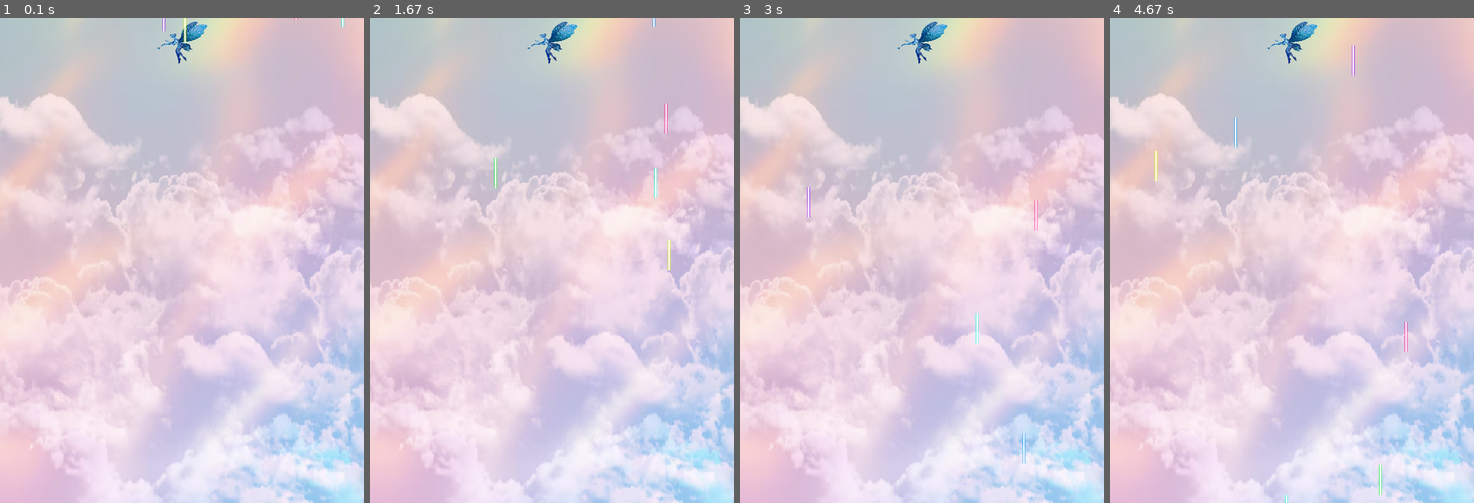
Above: before the commit, frames 1-4 (left to right).
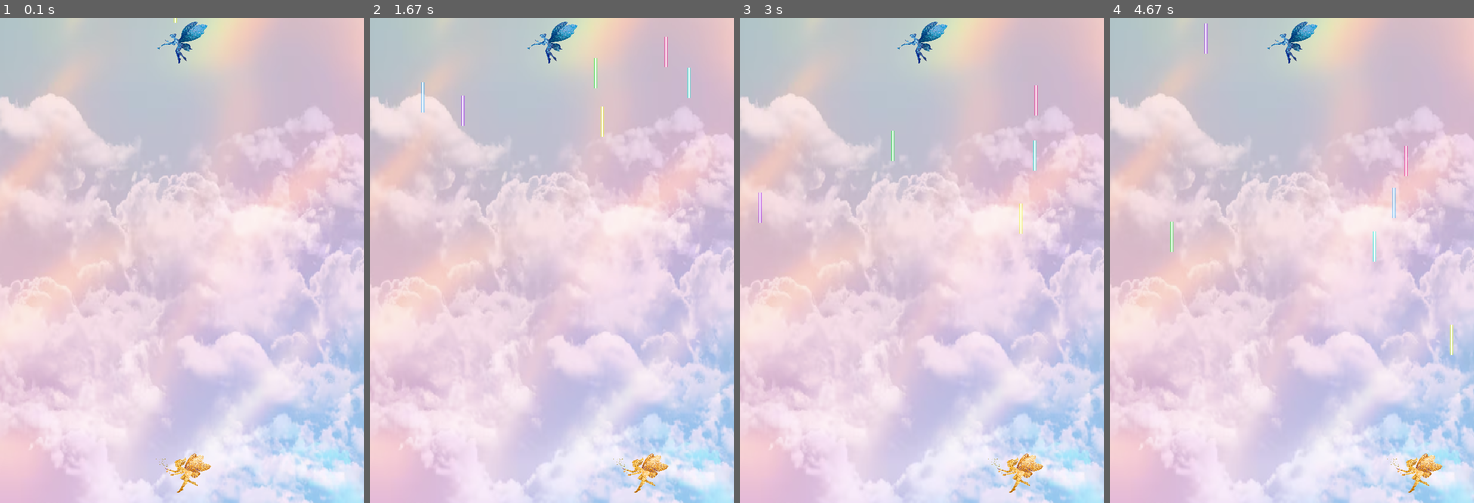
Above: after the commit, the same moments.

Repository: liviagcarvalho/pygame-Isabela-L-via-e-Paula
Game: pygame game, started from capa.py
Same seed, same stepped clock (60 frames per second), same inputs: the game is played once before the commit and once after it.
Inputs:
- Up to frame 1 (0.1 s): no input
- Up to frame 2 (1.67 s): hold Right 0.33-0.8 s; hold Right 0.83-1.3 s; hold Left from 1.33 s (still down)
- Up to frame 3 (3 s): release Left at 1.87 s; hold Left 1.9-2.3 s; hold Right 2.33-2.97 s
- Up to frame 4 (4.67 s): hold Left 3-3.47 s; hold Right 3.5-3.97 s; hold Right 4-4.47 s; hold Left from 4.5 s (still down)

The runs differ from the first frame. In frame 1, 0.5% of the frame differs, in the area x 42-95%, y 0-98%; in frame 2, 1.0%; in frame 3, 0.9%; in frame 4, 1.1%, in the area x 12-95%, y 1-100%.

Commit message:
Movimentando fada do bem

Diff:
--- a/capa.py
+++ b/capa.py
@@ -1,32 +1,3 @@
-
-
-# import pygame
-# import random
-
-# # ----- Gera tela principal
-# WIDTH = 600
-# HEIGHT = 800
-
-
-# # Carregando a imagem de fundo
-# imagem_fundo = pygame.image.load('assets/img/Fundo_pygame.png').convert()
-# imagem_fundo = pygame.transform.scale(imagem_fundo, (WIDTH, HEIGHT))
-
-# # ===== Inicialização =====
-# # ----- Importa e inicia pacotes
-# import pygame
-
-# pygame.init()
-
-# # ----- Gera tela principal
-# window = pygame.display.set_mode((WIDTH, HEIGHT))
-# pygame.display.set_caption('🧚🏼🧚🏼‍♀️Fairy Game🧚🏼‍♀️🧚🏼')
-
-# # ----- Inicia estruturas de dados
-# game = True
-
-# # ----- Inicia assets
-
 
 import pygame
 import random
@@ -39,13 +10,12 @@
 window = pygame.display.set_mode((WIDTH, HEIGHT))
 pygame.display.set_caption('🧚🏼🧚🏼‍♀️Fairy Game🧚🏼‍♀️🧚🏼')
 
-#Imagem de capa
-font = pygame.font.SysFont(None, 48)
-text = font.render('Fairy Game', True, (0, 0, 255))
 
 # Carregando a imagem de fundo
 imagem_fundo = pygame.image.load('assets/img/Fundo_pygame.png').convert()
 imagem_fundo = pygame.transform.scale(imagem_fundo, (WIDTH, HEIGHT))
+
+
 
 # Carregando a imagem da fada mal
 imagem_fada_mal = pygame.image.load('assets/img/FADAmal.png').convert_alpha()
@@ -56,6 +26,19 @@
 fada_mal_rect.centerx = WIDTH // 2  # Centraliza a fada mal horizontalmente
 fada_mal_rect.top = 0  # Posiciona a fada mal no topo da janela
 
+
+
+# Carregando a imagem da fada bem
+imagem_fada_bem = pygame.image.load('assets/img/FADAbem.png').convert_alpha()
+fada_bem_width = 120
+fada_bem_height = 80
+imagem_fada_bem = pygame.transform.scale(imagem_fada_bem, (fada_bem_width, fada_bem_height))
+fada_bem_rect = imagem_fada_bem.get_rect()
+fada_bem_rect.centerx = WIDTH // 2  # Centraliza a fada bem horizontalmente
+fada_bem_rect.bottom = HEIGHT  # Posiciona a fada bem no topo da janela
+
+
+
 # Carregando imagens dos lasers
 LASER_img_roxo = pygame.image.load('assets/img/Laser_roxo.png').convert_alpha()
 LASER_img_azul = pygame.image.load('assets/img/Laser_azul.png').convert_alpha()
@@ -63,6 +46,7 @@
 LASER_img_verde = pygame.image.load('assets/img/Laser_verde.png').convert_alpha()
 LASER_img_verdeagua = pygame.image.load('assets/img/Laser_verdeagua.png').convert_alpha()
 LASER_img_amarelo = pygame.image.load('assets/img/Laser_amarelo.png').convert_alpha()
+
 
 # Redimensionando imagens dos lasers
 LASER_WIDTH = 100
@@ -74,9 +58,31 @@
 LASER_img_verdeagua_small = pygame.transform.scale(LASER_img_verdeagua, (LASER_WIDTH, LASER_HEIGHT))
 LASER_img_amarelo_small = pygame.transform.scale(LASER_img_amarelo, (LASER_WIDTH, LASER_HEIGHT))
 
-game = True
-clock = pygame.time.Clock()
-FPS = 30
+
+
+#CLASSE FADA DO BEM
+class FADA_BOA(pygame.sprite.Sprite):
+    def __init__(self, img):
+        # Construtor da classe mãe (Sprite).
+        pygame.sprite.Sprite.__init__(self)
+
+        self.image = img
+        self.rect = self.image.get_rect()
+        self.rect.centerx = WIDTH / 2
+        self.rect.bottom = HEIGHT - 10
+        self.speedx = 0
+
+    def update(self):
+        # Atualização da fada
+        self.rect.x += self.speedx
+
+        # Mantem dentro da tela
+        if self.rect.right > WIDTH:
+            self.rect.right = WIDTH
+        if self.rect.left < 0:
+            self.rect.left = 0
+
+
 
 # CLASSE LASER
 class LASER(pygame.sprite.Sprite):
@@ -98,8 +104,20 @@
             self.speedx = random.randint(-3, 3)
             self.speedy = random.randint(2, 9)
 
+
+game = True
+
+clock = pygame.time.Clock()
+FPS = 30
+
+
 # Criando um grupo de sprites para os lasers
 all_sprites = pygame.sprite.Group()
+
+# Criando o jogador
+player = FADA_BOA(imagem_fada_bem)
+all_sprites.add(player)
+
 
 # Criando os lasers e adicionando ao grupo de sprites
 l1 = LASER(LASER_img_roxo_small)
@@ -111,30 +129,32 @@
 all_sprites.add(l1, l2, l3, l4, l5, l6)
 
 
-#CAPA
-# while game:
+# ===== Loop principal =====
+while game:
+    clock.tick(FPS)
+    for event in pygame.event.get():
+            # ----- Verifica consequências
+            if event.type == pygame.QUIT:
+                game = False
+            # Verifica se apertou alguma tecla.
+            if event.type == pygame.KEYDOWN:
+                # Dependendo da tecla, altera a velocidade.
+                if event.key == pygame.K_LEFT:
+                    player.speedx -= 8
+                if event.key == pygame.K_RIGHT:
+                    player.speedx += 8
+            # Verifica se soltou alguma tecla.
+            if event.type == pygame.KEYUP:
+                # Dependendo da tecla, altera a velocidade.
+                if event.key == pygame.K_LEFT:
+                    player.speedx += 8
+                if event.key == pygame.K_RIGHT:
+                    player.speedx -= 8
 
+    # # Trata eventos
     # for event in pygame.event.get():
-    #     # ----- Verifica consequências
     #     if event.type == pygame.QUIT:
     #         game = False
-
-    # # ----- Gera saídas
-    # window.fill((255, 255, 255))  # Preenche com a cor branca
-    # window.blit(text, ( WIDTH/2, HEIGHT/2,))
-
-    # pygame.display.update()  # Mostra o novo frame para o jogador
-
-
-    # clock.tick(FPS)
-
-# ===== Loop principal =====
-while game:
-
-    # Trata eventos
-    for event in pygame.event.get():
-        if event.type == pygame.QUIT:
-            game = False
 
     # Atualiza estado do jogo
     all_sprites.update()
@@ -142,9 +162,14 @@
     # Gera saídas
     window.blit(imagem_fundo, (0, 0))
     window.blit(imagem_fada_mal, fada_mal_rect)
+
+    # Desenhando LASERS
     all_sprites.draw(window)
+    pygame.display.update()
+    pygame.display.flip()
 
-    pygame.display.flip()
+
+
 
 # Finalização
 pygame.quit()
